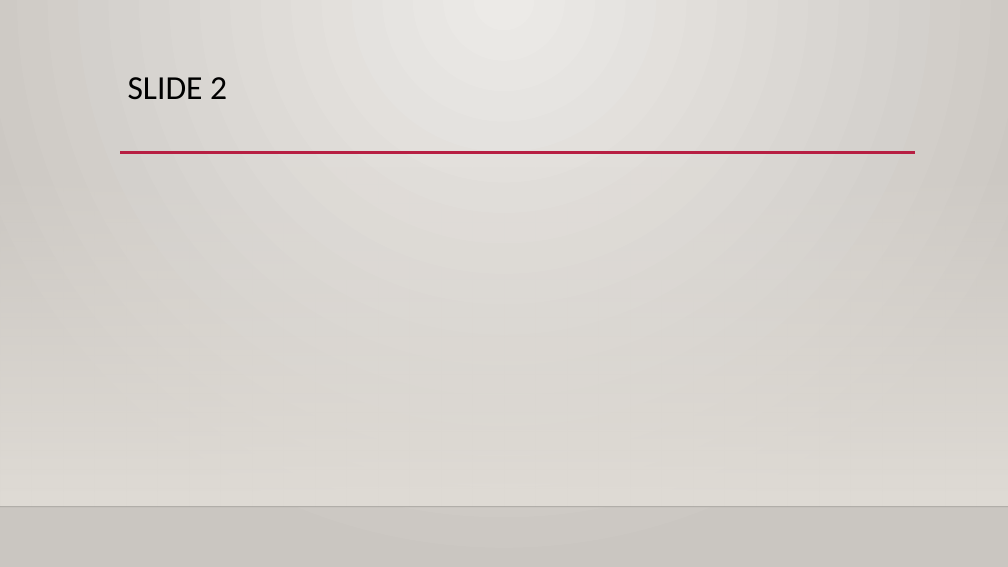
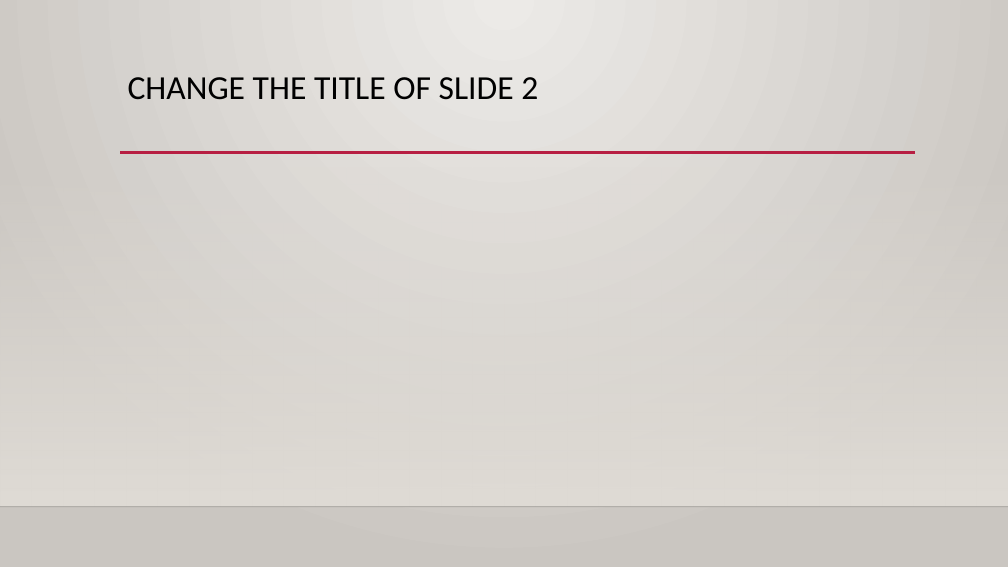
Before and after one commit to Tsutomu-Kago/hello-world, a slide deck: slide 2 of Sample Slide.pptx. Drawn at 1008x567 pixels with LibreOffice and Linux fonts; fonts in the diff are those of the drawing; background and template pictures are left out. Boxes give left, top, right and bottom in pixels: in the first picture for what was removed or moved away, otherwise in the second. Text is boxed around its words. In the diff, an @@ line names an element or a change of style, - is before the commit and + after.

Commit message:
Slide 2 title change
changed the title

```diff
--- a/Sample Slide.pptx
+++ b/Sample Slide.pptx
@@ title at [128, 77, 538, 100]: text changed @@
-SLIDE 2
+CHANGE THE TITLE OF SLIDE 2
```
